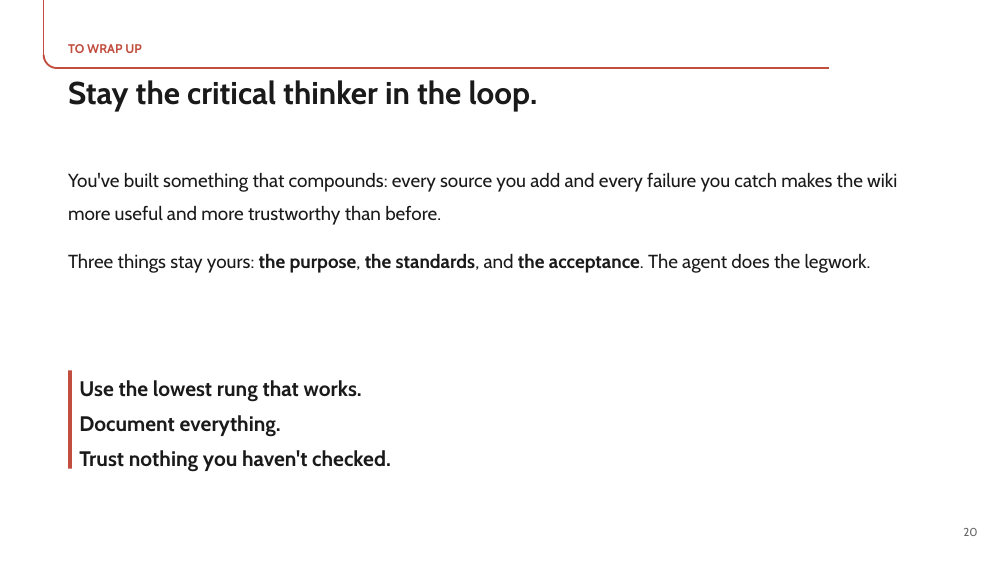
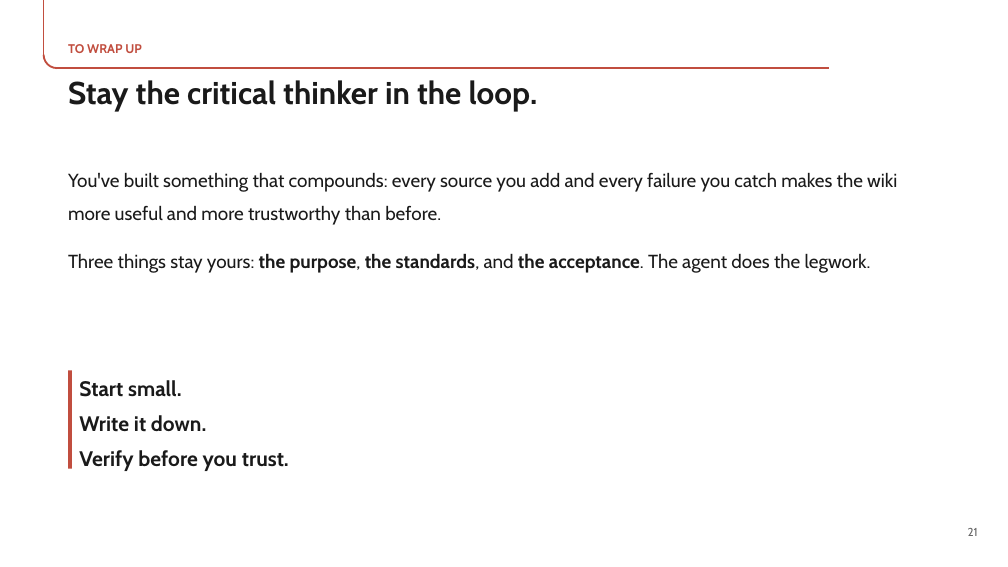
Before and after one commit to ryanlingo/Intro-to-Applied-AI-Engineering, a slide deck: slide 22 of decks/02-workshop-99p.pptx (slide 21 before the commit). Drawn at 1008x567 pixels with LibreOffice and Linux fonts; fonts in the diff are those of the drawing; background and template pictures are left out. Boxes give left, top, right and bottom in pixels: in the first picture for what was removed or moved away, otherwise in the second. Text is boxed around its words. In the diff, an @@ line names an element or a change of style, - is before the commit and + after.

```diff
--- a/decks/02-workshop-99p.pptx
+++ b/decks/02-workshop-99p.pptx
@@ text at <box>79,380,289,471</box>: text changed @@
-Use the lowest rung that works.
-Document everything.
-Trust nothing you haven't checked.
+Start small.
+Write it down.
+Verify before you trust.
@@ text at <box>968,528,978,536</box>: text changed @@
-20
+21
```
Also in this commit, not shown: 1 slide added, 1 other file.
